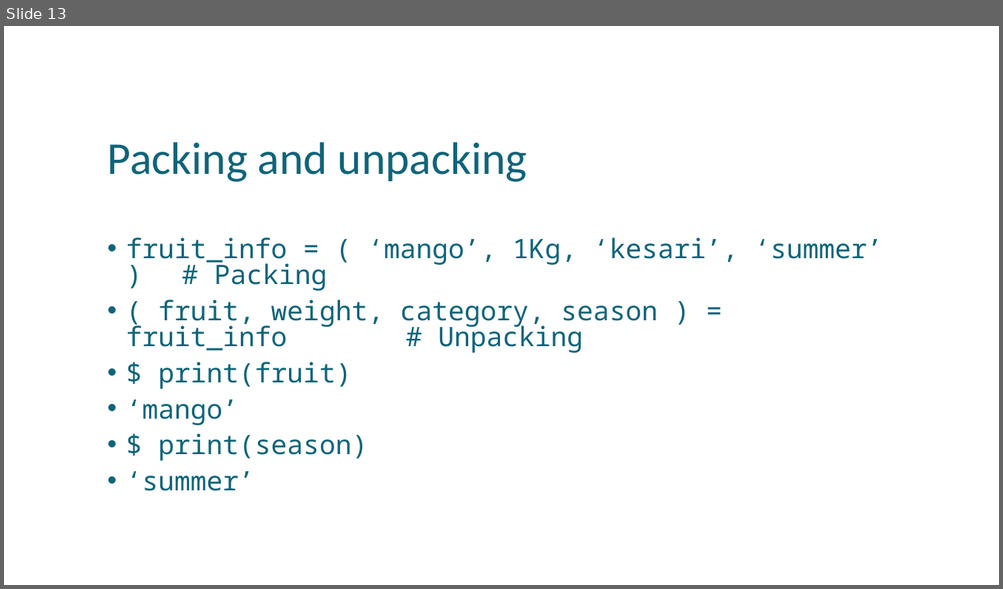
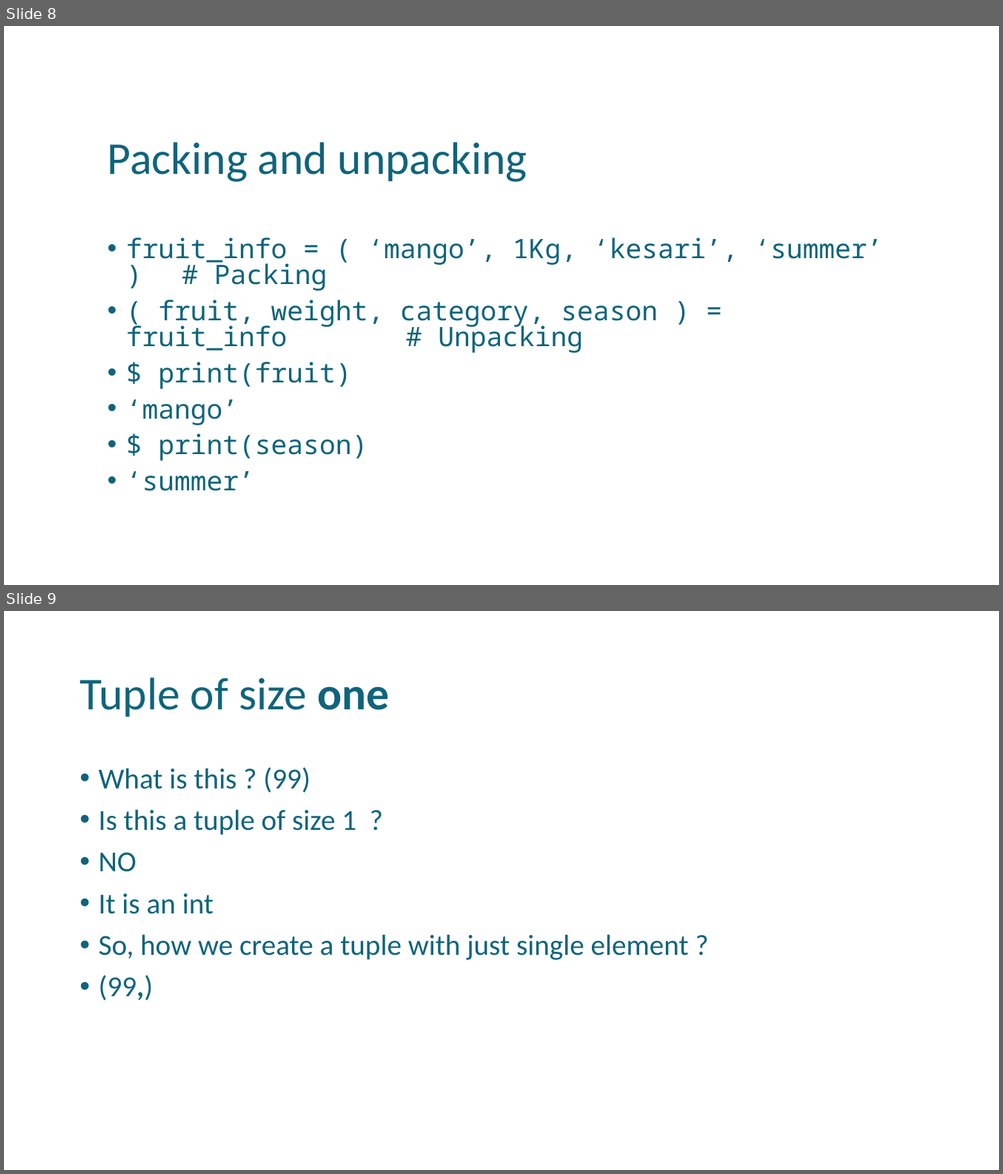
Before and after one commit to uday87j/teach_python, a slide deck: fundamentals/8-Dictionary, Tuple, Range.pptx. Shown one above the other, each under a label of ours: slide 13 before the commit, slides 8 and 9 after it. The pictures are 1003x589 and 1003x1174 pixels, drawn with LibreOffice and Linux fonts; fonts in the diff are those of the drawing. Boxes give left, top, right and bottom in pixels: in the first picture for what was removed or moved away, otherwise in the second. Text is boxed around its words. In the diff, an @@ line names an element or a change of style, - is before the commit and + after.

```diff
--- a/fundamentals/8-Dictionary, Tuple, Range.pptx
+++ b/fundamentals/8-Dictionary, Tuple, Range.pptx
@@ slide 9 added at [4, 611, 999, 1170], background #FFFFFF @@
@@ title added at [79, 678, 389, 717], 44 pt, text #0F647B @@
+Tuple of size one
@@ text added at [99, 767, 688, 1001], 28 pt, text #0F647B @@
+• What is this ? (99)
+• Is this a tuple of size 1 ?
+• NO
+• It is an int
+• So, how we create a tuple with just single element ?
+• (99,)
@@ what was slide 13 is now slide 8 @@
```
Also in this commit, not shown: 5 slides changed, 7 other slides added, 1 other file.
